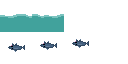
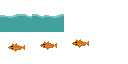
Revision of a layered 128px x 64px image; what changed, layer by layer:
added layer "Frame 3" (1st of 3, in "Fish Anim") in group "Fish Anim" over [72, 39, 89, 48]
renamed "Frame 2" to "Frame 3", moved it above "Frame 3", painted on it over [40, 41, 57, 50]
removed layer "Frame 1" (1st of 2, in "Fish Anim") from group "Fish Anim" over [8, 43, 25, 52]
painted on "Frame 3" (3rd of 3, in "Fish Anim") over [8, 39, 89, 52]
